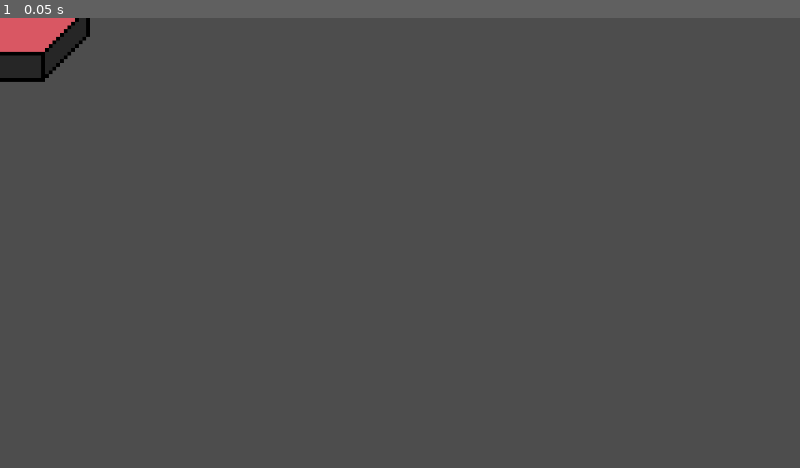
Above: before the commit, frame 1.
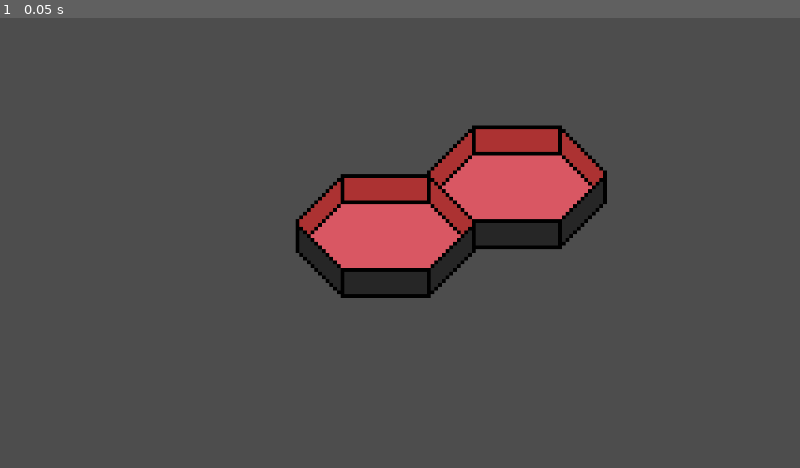
Above: after the commit, the same moment.

Repository: Drake5815/Digimon_K
Game: Godot game, scene res://tscn/Home/home.tscn
Two runs of this game, one before a commit and one after it. Both use one fixed random seed, a clock stepped at 60 frames per second and the inputs below. The project has no main scene, so this scene is started directly.
Inputs:
- Up to frame 1 (0.05 s): no input

The runs differ from the first frame. In frame 1, 11% of the frame differs, in the area x 0-76%, y 0-63%.
Error after the commit: Parse Error: Expected indented block after function declaration. (res://Code/Platform.gd:28)

Commit message:
Code
Home_Manager, Platform, Ghost_Platform

Diff:
--- a/digimontournament_worldstage/Code/Manager_Script/home_manager.gd
+++ b/digimontournament_worldstage/Code/Manager_Script/home_manager.gd
@@ -14,59 +14,33 @@
 var posLUp:Vector2 = Vector2(-210,-78)
 var posLDown:Vector2 = Vector2(-210,78)
 #ARRAY
-var head:Platform = null
+var arrPlatform:Array = []
 
 ## FUNCTIONS
 #ready
 func _ready() -> void:
 	for child in Base.get_children():
 		if child.name.begins_with("Platform"):
-			head = child
+			arrPlatform.append(child)
 
 ## LIST
 #ADD
-func add(pos, platform)->Platform:
-	var new_platform = platform.instantiate()
-	new_platform.node_RUp = null
-	new_platform.node_RDown = null
-	new_platform.node_LUp = null
-	new_platform.node_LDown = null
-
-	# if head is null create this as new head
-	if head == null:
-		head = new_platform
-		return head
-
-	if abs(pos-3) == 0:
-		new_platform.node_RDown = platform
-	if abs(pos-3) == 1:
-		new_platform.node_LDown = platform
-	if abs(pos-3) == 2:
-		new_platform.node_RUp = platform
-	if abs(pos-3) == 3:
-		new_platform.node_LUp = platform
-
-	return new_platform
-
-
-#BUILD
-func _BuildMode()->void:
-	## if OBJECT:platform is visible add ghost build for visible areas
-	pass
-
-func Build()->void:
+func createPlatform()->void:
 	pass
 
 func createGhostPlatforms(platform, pos)->void:
 	var GPlatform = GhostPlatform.instantiate()
 	GPlatform.global_position = pos
-	if pos.y < 0:
-		GPlatform.sprite.set_z_index(-2)
-	else:
-		GPlatform.sprite.set_z_index(2)
 	platform.add_child(GPlatform)
 
+#BUILD
+func _BuildMode()->void:
+	for plt in arrPlatform:
+		for path in plt.raycast:
+			print(plt, path)
 
+func Build()->void:
+	pass
 
 #process
 func _process(delta: float) -> void:
--- a/digimontournament_worldstage/Code/Platform.gd
+++ b/digimontournament_worldstage/Code/Platform.gd
@@ -2,7 +2,44 @@
 extends Node2D
 
 ## Path
-var node_RUp:Platform = null
-var node_LUp:Platform = null
-var node_RDown:Platform = null
-var node_LDown:Platform = null
+var path_RUp:bool = false
+var path_LUp:bool = false
+var path_RDown:bool = false
+var path_LDown:bool = false
+## Array
+var path = []
+var internal_path = {}
+## Raycasts
+@onready var R_Up = $RUp
+@onready var R_Down = $RDown
+@onready var L_Up = $LUp
+@onready var L_Down = $LDown
+
+func _init() -> void:
+	print(self)
+
+func _ready() -> void:
+	pass
+
+func _process(delta: float) -> void:
+	if Input.is_action_just_pressed("enter"):
+		update_plaform()
+
+func _set():
+
+
+func update_plaform()->void:
+	if R_Up.is_colliding():
+		_nodePath(path_RUp)
+	if R_Down.is_colliding():
+		_nodePath(path_RDown)
+	if L_Up.is_colliding():
+		_nodePath(path_LUp)
+	if L_Down.is_colliding():
+		_nodePath(path_LDown)
+
+func _nodePath(node:bool)->void:
+	node = true
+
+func _to_string() -> String:
+	return "Platform"
--- a/digimontournament_worldstage/Code/ghost_platform.gd
+++ b/digimontournament_worldstage/Code/ghost_platform.gd
@@ -5,6 +5,9 @@
 @onready var hover = $sprite/Hover
 
 @onready var sprite = $sprite
+
+@onready var platform = preload("res://tscn/Home/platform.tscn")
+@onready var home = HomeManager
 
 func _ready() -> void:
 	hover.visible = false
@@ -17,3 +20,14 @@
 func _on_area_2d_mouse_exited() -> void:
 	hover.visible = false
 	Normal.visible = true
+
+func _on_area_2d_input_event(viewport: Node, event: InputEvent, shape_idx: int) -> void:
+	if event is InputEventMouseButton and event.is_pressed():
+		if event.button_index == MOUSE_BUTTON_LEFT:
+			_changeObj()
+
+func _changeObj()->void:
+	print("Object")
+	#var inst_platform = platform.instantiate()
+	#inst_platform.global_position = self.global_position
+	#home.add_child(inst_platform)
--- a/digimontournament_worldstage/tscn/Home/GhostPlatform.tscn
+++ b/digimontournament_worldstage/tscn/Home/GhostPlatform.tscn
@@ -24,5 +24,6 @@
 [node name="CollisionPolygon2D" type="CollisionPolygon2D" parent="Area2D"]
 polygon = PackedVector2Array(-11.5, -15.5, 11.5, -15.5, 23.5, -3.5, 23.5, 4.5, 11.5, 16.5, -11.5, 16.5, -23.6667, 4.33333, -23.6667, -3.33333)
 
+[connection signal="input_event" from="Area2D" to="." method="_on_area_2d_input_event"]
 [connection signal="mouse_entered" from="Area2D" to="." method="_on_area_2d_mouse_entered"]
 [connection signal="mouse_exited" from="Area2D" to="." method="_on_area_2d_mouse_exited"]
--- a/digimontournament_worldstage/tscn/Home/home.tscn
+++ b/digimontournament_worldstage/tscn/Home/home.tscn
@@ -6,4 +6,8 @@
 [node name="Home" type="Node2D"]
 script = ExtResource("1_hibo8")
 
+[node name="Platform2" parent="." instance=ExtResource("1_ei1da")]
+position = Vector2(827, 268)
+
 [node name="Platform" parent="." instance=ExtResource("1_ei1da")]
+position = Vector2(617, 346)
--- a/digimontournament_worldstage/tscn/Home/platform.tscn
+++ b/digimontournament_worldstage/tscn/Home/platform.tscn
@@ -10,14 +10,21 @@
 [node name="Marker2D" type="Marker2D" parent="."]
 
 [node name="Upper" type="Sprite2D" parent="."]
-z_index = -1
+z_index = 2
 scale = Vector2(6, 6)
 texture = ExtResource("1_5vy4j")
 
 [node name="Lower" type="Sprite2D" parent="."]
-z_index = 1
+z_index = -2
 scale = Vector2(6, 6)
 texture = ExtResource("2_ncb7n")
+
+[node name="Area2D" type="Area2D" parent="."]
+collision_layer = 16
+collision_mask = 16
+
+[node name="Base" type="CollisionPolygon2D" parent="Area2D"]
+polygon = PackedVector2Array(-123, 4, -69, -51, 68, -51, 123, 3, 69, 57, -69, 57)
 
 [node name="StaticBody2D" type="StaticBody2D" parent="."]
 
@@ -26,3 +33,23 @@
 
 [node name="Lower" type="CollisionPolygon2D" parent="StaticBody2D"]
 polygon = PackedVector2Array(-141, -14, -69, 57, 69, 57, 141, -13, 141, 27, 69, 98, -69, 98, -141, 27)
+
+[node name="RDown" type="RayCast2D" parent="."]
+target_position = Vector2(210, 78)
+collision_mask = 16
+collide_with_areas = true
+
+[node name="RUp" type="RayCast2D" parent="."]
+target_position = Vector2(210, -78)
+collision_mask = 16
+collide_with_areas = true
+
+[node name="LDown" type="RayCast2D" parent="."]
+target_position = Vector2(-210, 78)
+collision_mask = 16
+collide_with_areas = true
+
+[node name="LUp" type="RayCast2D" parent="."]
+target_position = Vector2(-210, -78)
+collision_mask = 16
+collide_with_areas = true
